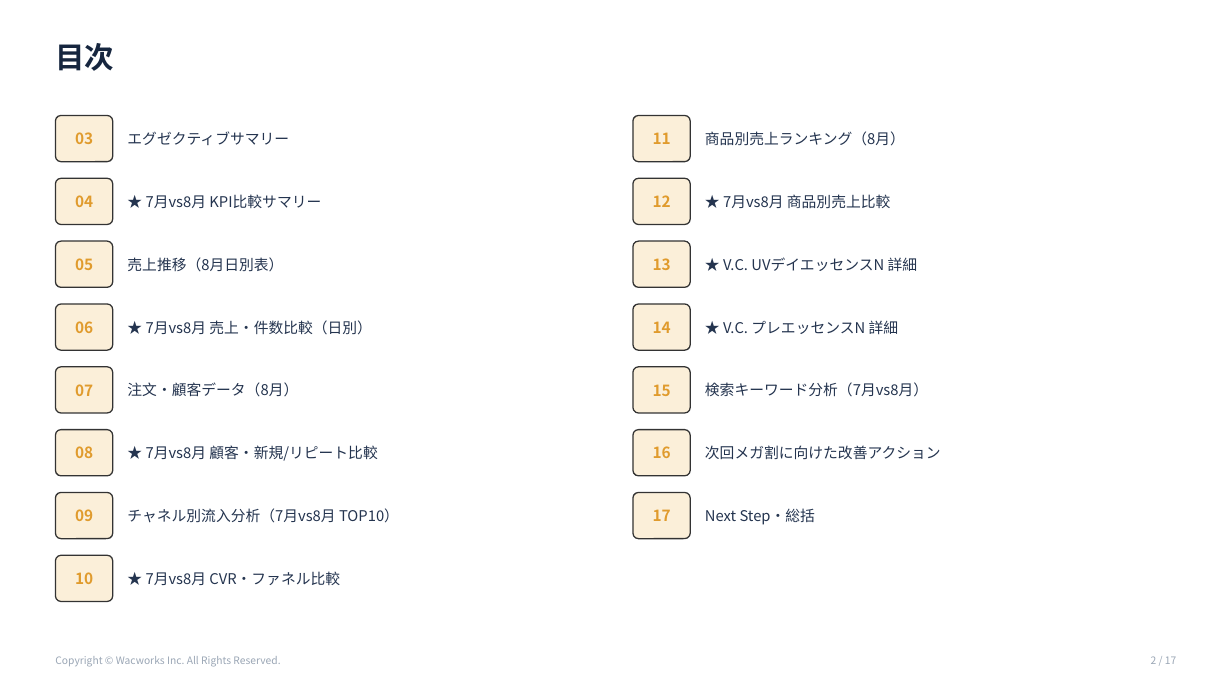
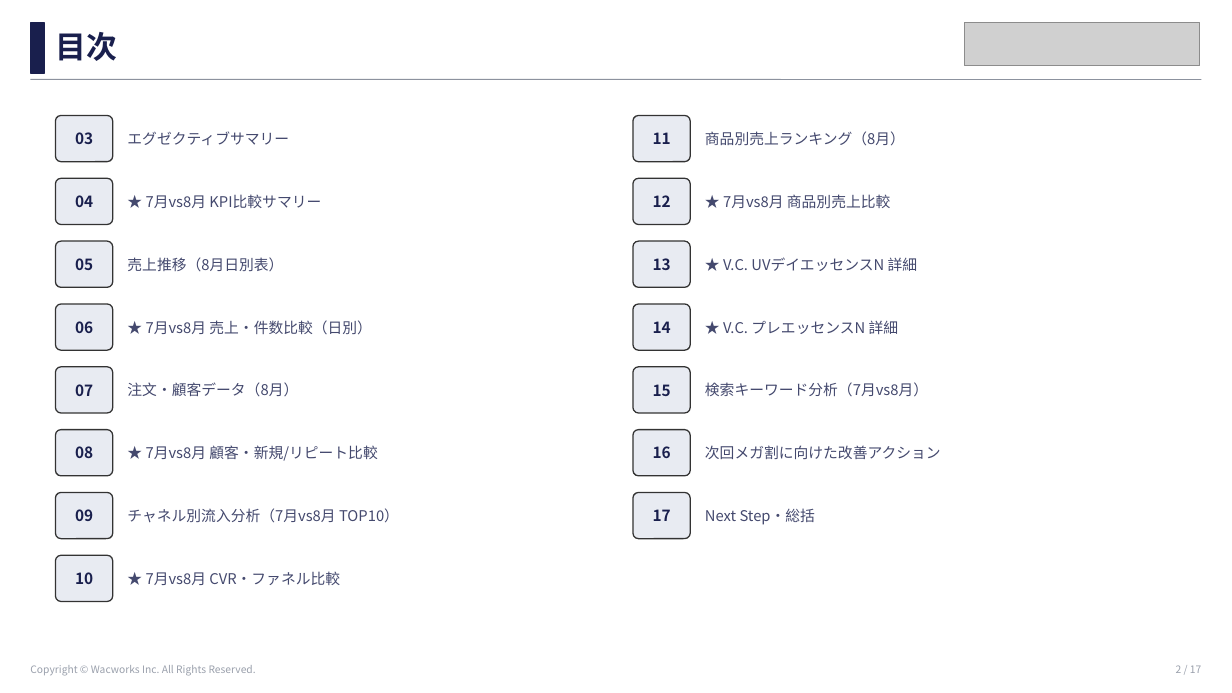
Before and after one commit to wacworks-web/home, a slide deck: slide 2 of reports/dr365_qoo10_202608/dr365_Qoo10_2026年8月メガポ_レポート.pptx. Drawn at 1232x693 pixels with LibreOffice and Linux fonts; fonts in the diff are those of the drawing; grey boxes stand for pictures. Boxes give left, top, right and bottom in pixels: in the first picture for what was removed or moved away, otherwise in the second. Text is boxed around its words. In the diff, an @@ line names an element or a change of style, - is before the commit and + after.

```diff
--- a/reports/dr365_qoo10_202608/dr365_Qoo10_2026年8月メガポ_レポート.pptx
+++ b/reports/dr365_qoo10_202608/dr365_Qoo10_2026年8月メガポ_レポート.pptx
@@ rectangle added at [30, 23, 44, 73], fill #191F4D, outline #191F4D 1 pt @@
@@ text "目次": place and size @@
-text "目次" at [55, 43, 114, 71]
+text "目次" at [55, 32, 117, 61]
@@ text "目次" at [55, 32, 117, 61]: size 23 to 24 pt, text colour #16263F to #191F4D @@
@@ picture added at [964, 22, 1200, 66] @@
@@ line added from (30, 79) to (1202, 79), #8C929E 0.75 pt @@
@@ rounded rectangle removed at [55, 116, 113, 162] @@
@@ 3 rounded rectangles: place and size @@
-3 rounded rectangles at [55, 178, 690, 602]
+3 rounded rectangles at [55, 116, 690, 539]
@@ 10 rounded rectangles: place and size @@
-10 rounded rectangles at [55, 241, 690, 539]
+10 rounded rectangles at [55, 178, 690, 476]
@@ text colour #E09B2D to #191F4D in 15 elements at [75, 132, 93, 144], [75, 195, 93, 207], [75, 258, 93, 270], [75, 321, 93, 333], [75, 384, 93, 396], [75, 446, 93, 458], [75, 509, 93, 521], [75, 572, 93, 584], [653, 132, 671, 144], [653, 195, 671, 207], [653, 258, 671, 270], [653, 321, 671, 333], [653, 384, 671, 396], [653, 446, 671, 458], [653, 509, 671, 521] @@
@@ rounded rectangle added at [633, 493, 690, 539], fill #E8EBF2, outline #333333 1 pt @@
@@ text colour #24344F to #44496E in 15 elements at [127, 131, 289, 145], [146, 194, 321, 208], [127, 257, 283, 271], [146, 320, 372, 335], [127, 382, 298, 396], [146, 445, 377, 461], [127, 508, 399, 523], [146, 571, 340, 585], [705, 131, 905, 146], [723, 194, 890, 208], [723, 257, 918, 271], [723, 320, 899, 334], [705, 382, 928, 397], [705, 445, 941, 459], [705, 508, 815, 525] @@
@@ fill #FBEFD9 to #E8EBF2 in 14 elements at [55, 116, 113, 162], [55, 241, 113, 287], [55, 430, 113, 476], [55, 493, 113, 539], [633, 241, 690, 287], [633, 430, 690, 476], [55, 178, 113, 225], [55, 304, 113, 350], [55, 367, 113, 413], [633, 116, 690, 162], [633, 178, 690, 225], [633, 367, 690, 413], [633, 304, 690, 350], [55, 555, 113, 602] @@
@@ rounded rectangle: place and size @@
-rounded rectangle at [633, 116, 690, 162]
+rounded rectangle at [55, 555, 113, 602]
@@ text "Copyright © Wacworks Inc. All ...": place and size @@
-text "Copyright © Wacworks Inc. All ..." at [55, 656, 280, 667]
+text "Copyright © Wacworks Inc. All ..." at [30, 665, 256, 676]
@@ text "Copyright © Wacworks Inc. All ..." at [30, 665, 256, 676]: text colour #9AA6B5 to #9AA0AC @@
@@ text "2 / 17" at [1176, 665, 1201, 673]: text colour #9AA6B5 to #9AA0AC @@
@@ text "2 / 17": place and size @@
-text "2 / 17" at [1151, 656, 1176, 664]
+text "2 / 17" at [1176, 665, 1201, 673]
```
Also in this commit, not shown: 16 other slides changed, 6 other files.
